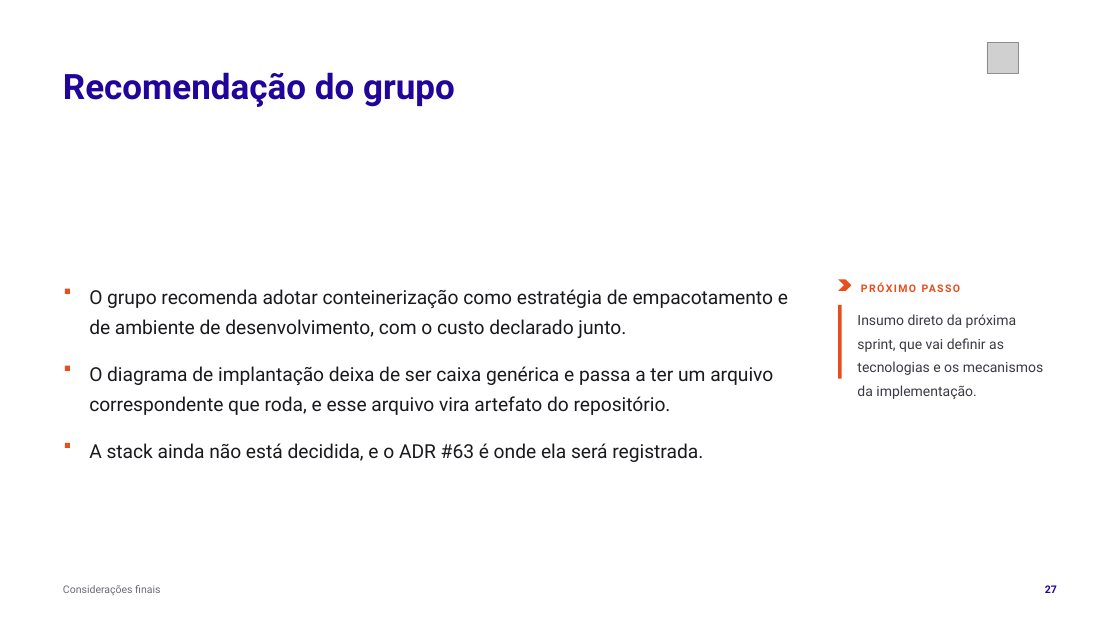
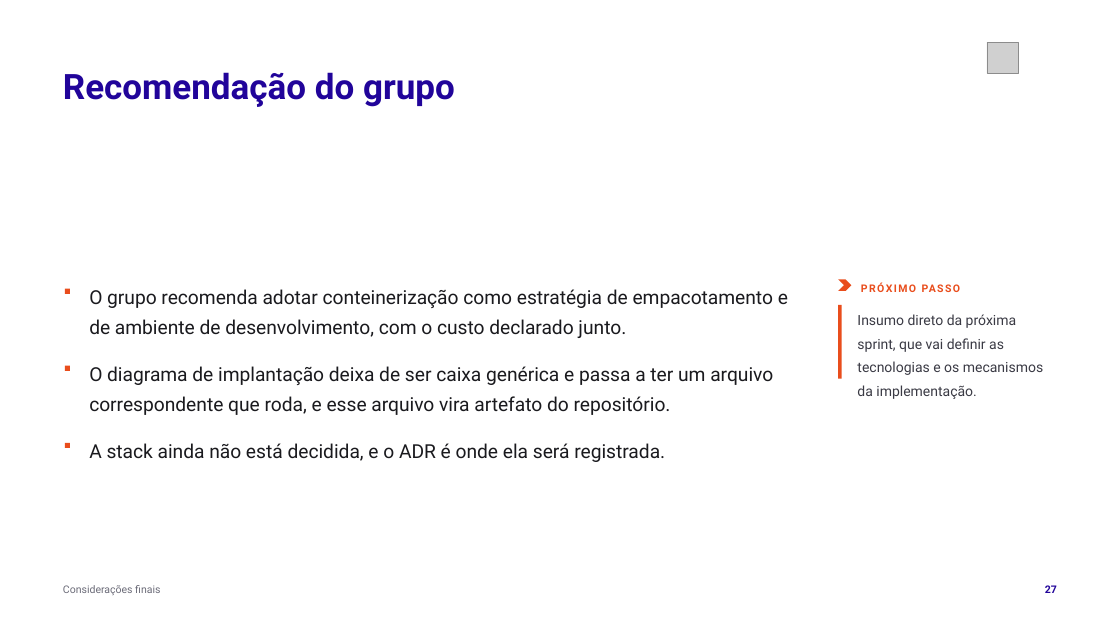
Before and after one commit to tcpassos/invite-app, a slide deck: slide 27 of trabalhos/T1-Docker-Invite-People.pptx. Drawn at 1120x630 pixels with LibreOffice and Linux fonts; fonts in the diff are those of the drawing; grey boxes stand for pictures. Boxes give left, top, right and bottom in pixels: in the first picture for what was removed or moved away, otherwise in the second. Text is boxed around its words. In the diff, an @@ line names an element or a change of style, - is before the commit and + after.

```diff
--- a/trabalhos/T1-Docker-Invite-People.pptx
+++ b/trabalhos/T1-Docker-Invite-People.pptx
@@ text at (x1=89, y1=443, x2=665, y2=462): text changed @@
-A stack ainda não está decidida, e o ADR #63 é onde ela será registrada.
+A stack ainda não está decidida, e o ADR é onde ela será registrada.
```
Also in this commit, not shown: 4 other slides changed, 8 other files.
